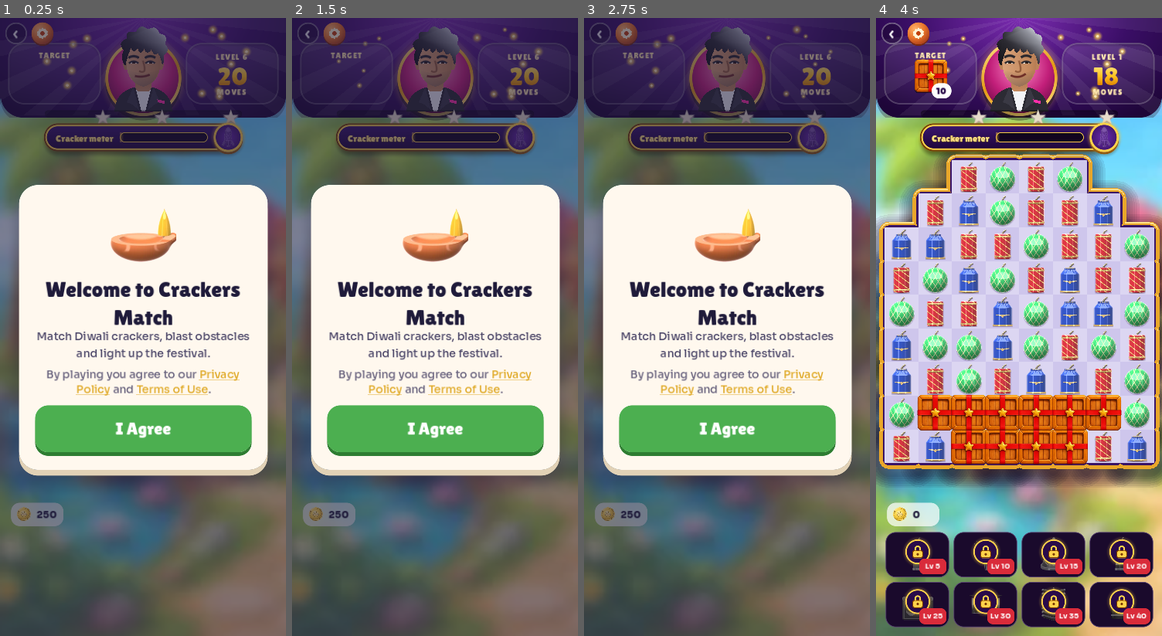
Above: before the commit, frames 1-4 (left to right).
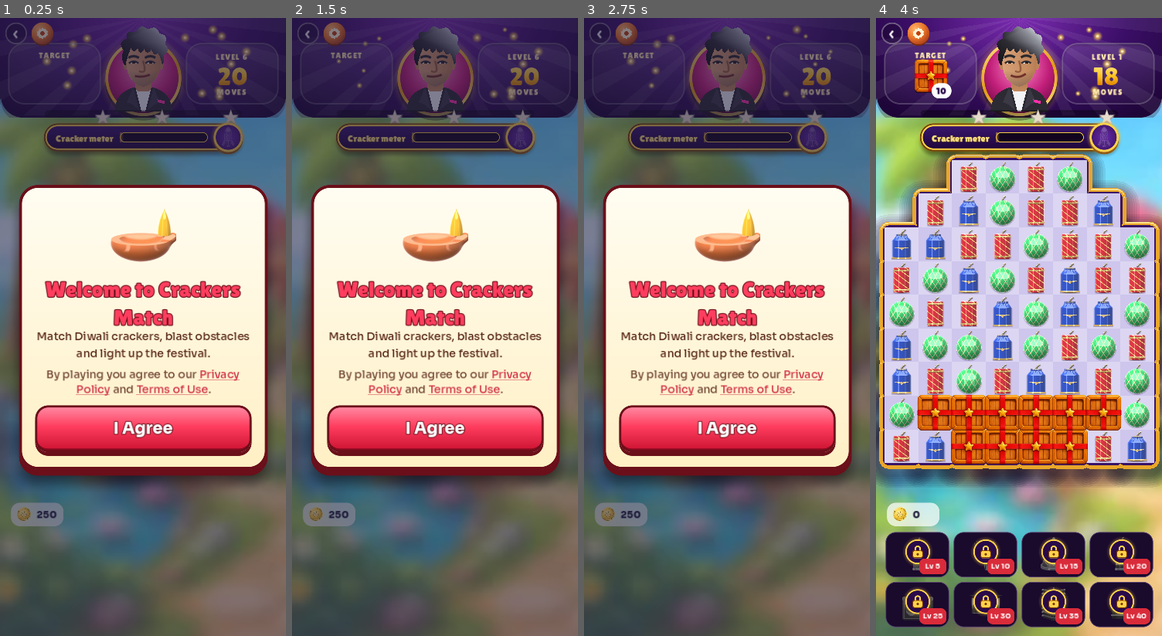
Above: after the commit, the same moments.

Repository: Retroraja/Crackers-Match
Game: Godot game, scene res://app.tscn
The game is run twice, just before and just after one commit, with the same random seed, the same clock (stepped at 60 frames per second) and the same inputs.
Inputs (mouse positions are in pixels of both pictures, inside the frame that each line leads up to):
- Up to frame 1 (0.25 s): no input
- Up to frame 2 (1.5 s): tap Enter at 0.5 s; move the mouse to (497, 296) at 0.52 s; click (497, 296) at 0.67 s; tap Space at 1.25 s; drag from (377, 357) to (420, 450) at 1.27 s
- Up to frame 3 (2.75 s): tap Enter at 2 s; move the mouse to (755, 191) at 2.02 s; click (755, 191) at 2.17 s
- Up to frame 4 (4 s): tap Space at 2.75 s; drag from (1004, 450) to (933, 234) at 2.77 s; move the mouse to (1104, 419) at 3.52 s; click (1104, 419) at 3.67 s

The runs differ from the first frame. In frame 1, 21% of the frame differs, in the area x 6-94%, y 27-75%; in frame 2, 21%; in frame 3, 21%; in frame 4, nothing differs.

Commit message:
Godot: all popup windows in the street Welcome look (cream, crimson border, red/yellow buttons) [skip ci]
Co-Authored-By: Claude Opus 5.5 <noreply@anthropic.com>
Claude-Session: https://claude.ai/code/session_01JoFRX2jxjs8urZMTsPNHow

Diff:
--- a/godot/scripts/app/cm_app.gd
+++ b/godot/scripts/app/cm_app.gd
@@ -1252,17 +1252,47 @@
 	rt.scroll_active = false
 	rt.add_theme_font_override("normal_font", WebLayout.font("Sora-500"))
 	rt.add_theme_font_size_override("normal_font_size", 15)
-	rt.add_theme_color_override("default_color", Color("#4B4668"))
-	rt.text = "[center]By playing you agree to our [color=#D99A00][u]Privacy Policy[/u][/color] and [color=#D99A00][u]Terms of Use[/u][/color].[/center]"
+	rt.add_theme_color_override("default_color", Color(UISkin.TEXT))
+	rt.text = "[center]By playing you agree to our [color=#C8102E][u]Privacy Policy[/u][/color] and [color=#C8102E][u]Terms of Use[/u][/color].[/center]"
 	rt.size = agl.size
 	rt.mouse_filter = Control.MOUSE_FILTER_IGNORE
 	agl.add_child(rt)
 	L_buy.nodes[6].position.y += 6
-	cream_card(L_bc.nodes[1])
-	set_bg(L_bc.nodes[7], INK)
+	_skin_all()
+
+
+
+# every popup window in the street Welcome look (Skin)
+func _skin_all() -> void:
+	UISkin.card(L_buy.nodes[1])
+	UISkin.button(L_buy.node("buyY"), "yellow")
+	UISkin.button(L_buy.node("buyA"), "red")
+	UISkin.button(L_buy.node("buyN"), "white")
+	UISkin.card(L_agree.nodes[1])
+	UISkin.button(L_agree.node("agY"), "red")
+	UISkin.card(L_bc.nodes[1])
+	set_bg(L_bc.nodes[7], Color(UISkin.DARK))
+	UISkin.button(L_bc.node("bcGo"), "red")
+	UISkin.card(L_be.nodes[4])
+	UISkin.button(L_be.node("beNext"), "red")
+	UISkin.card(L_got.nodes[1])
+	UISkin.card(L_ban.nodes[1])
 	for L in [L_card, L_hard]:
-		cream_inner(L)
-
+		# level card: the arch head, stars and PLAY stay; the inside becomes the cream card
+		UISkin.reskin(L.nodes[4], {"bg": [UISkin.lin([[0, "#fffdf2"], [1, "#ffefc4"]])], "rad": [22, 22, 22, 22]})
+		L.nodes[5].visible = false
+		UISkin.reskin(L.nodes[7], {"bgc": UISkin.rgba("#FFF3D6"), "rad": [18, 18, 18, 18], "bw": [2, 2, 2, 2], "bcol": UISkin.rgba("#E8C98A")})
+		if L == L_card:
+			set_bg(L.nodes[6], Color(UISkin.DARK))
+		for nd in L.root.find_children("*", "Control", true, false):
+			var w: Dictionary = nd.get_meta("web", {})
+			var l := lbl(nd)
+			if l == null or l.label_settings == null:
+				continue
+			if String(w.get("cls", "")).begins_with("lab2"):
+				UISkin.text_label(l, UISkin.DARK)
+			elif w.get("tag", "") == "small" and nd.get_parent() == L.nodes[7]:
+				UISkin.text_label(l, UISkin.TEXT)
 
 # cream cards (16 Nov, 21:30): every popup window uses the cream look of the Welcome card
 const CREAM := Color("#FFF8EE")
@@ -1395,6 +1425,16 @@
 	var extra := (rows.size() - 1) * 72.0
 	box.position.y = 332 - extra / 2.0
 	resize_box(box, Vector2(box.size.x, 179 + extra))
+	if box.has_node("skin"):
+		resize_box(box.get_node("skin"), box.size)
+	for c in gl.get_children():
+		set_bg(c, Color("#FFF3D6"))
+		var tx: Control = kid(c, "div")
+		if tx:
+			if lbl(kid(tx, "b")):
+				UISkin.text_label(lbl(kid(tx, "b")), UISkin.DARK)
+			if lbl(kid(tx, "span")):
+				UISkin.text_label(lbl(kid(tx, "span")), UISkin.TEXT)
 	L_got.nodes[9].position.y = 146 + extra
 	open_modal(L_got.root, true)
 	Anim.play(box, "g28", 0.35, 0.0, "ease-out")
--- a/godot/scripts/app/lose_ui.gd
+++ b/godot/scripts/app/lose_ui.gd
@@ -54,6 +54,11 @@
 		"st": [[0, rgba("#2a0f50", 0.75)], [1, rgba("#0a0318", 0.93)]]}]})
 	s1 = _card(222, 452, "Out of Moves", "You're almost there! Keep going?", true)
 	s2 = _card(260, 318, "Level Failed", "So close! You only needed a little more.", false)
+	for t in ["title1", "title2", "big"]:
+		UISkin.title_label(n[t].get_node("txt"))
+	UISkin.button(n["bAd"], "red")
+	UISkin.button(n["bCoin"], "yellow")
+	UISkin.button(n["bRetry"], "red")
 
 func _card(top: float, h: float, title: String, line: String, step1: bool) -> Control:
 	var card := Control.new()
@@ -63,19 +68,19 @@
 	var k := "1" if step1 else "2"
 	# gold frame and purple inside
 	# cream card like the Welcome window
-	mk(card, [28, top, 334, h], {"bgc": rgba("#FFF8EE"), "rad": [26, 26, 26, 26], "sh": [sh(0, 8, 0, "#E2D2B6"), sh(0, 18, 40, "#1F1B3A88")]}, null, "frame" + k)
+	mk(card, [28, top, 334, h], UISkin.card_box(), null, "frame" + k)
 	# ribbon
 	mk(card, [125, top - 22, 140, 44], {"bg": [lin(180, [[0, "#ff7a7a"], [0.55, "#e2384a"], [1, "#a81f33"]])], "rad": [14, 14, 14, 14],
 		"sh": [sh(0, 4, 0, "#6e1020"), sh(0, 6, 10, "#00000088")]}, txt("Level 1", "TitanOne", 22, "#ffffff", [{"x": 0, "y": 2, "b": 0, "c": rgba("#6e1020")}]), "rib" + k)
 	var y := top + 3 + 26 + 6
-	mk(card, [X0, y, W, 40], null, txt(title, "TitanOne", 34, "#1F1B3A"), "title" + k)
+	mk(card, [X0, y, W, 40], null, txt(title, "LilitaOne", 34, UISkin.TITLE), "title" + k)
 	y += 42
-	mk(card, [X0, y, W, 20], null, txt(line, "Sora-500", 15, "#4B4668"), "line" + k)
+	mk(card, [X0, y, W, 20], null, txt(line, "Sora-700", 15, UISkin.TEXT), "line" + k)
 	y += 34
 	mk(card, [X0, y, W, 64], null, null, "goals" + k)
 	y += 64 + 18
 	if step1:
-		mk(card, [X0, y - 4, W, 50], null, txt("+5 Moves", "TitanOne", 44, "#2f86e0", [{"x": 0, "y": 3, "b": 0, "c": rgba("#1d5fae", 0.35)}]), "big")
+		mk(card, [X0, y - 4, W, 50], null, txt("+5 Moves", "LilitaOne", 44, UISkin.TITLE), "big")
 		y += 56
 		var g := mk(card, [X0, y, W, 58], {"bg": [lin(180, [[0, "#86e86f"], [0.55, "#36b52f"], [1, "#22861d"]])], "rad": [18, 18, 18, 18],
 			"sh": [sh(0, 5, 0, "#165f12"), sh(0, 8, 12, "#00000077")]}, txt("Watch Ad", "TitanOne", 22, "#ffffff", [{"x": 0, "y": 2, "b": 0, "c": rgba("#165f12")}]), "bAd")
@@ -95,14 +100,14 @@
 		coin.mouse_filter = Control.MOUSE_FILTER_IGNORE
 		tag.add_child(coin)
 		y += 66
-		mk(card, [X0, y, W, 16], null, txt("", "Sora-500", 12.5, "#4B4668"), "lMsg")
+		mk(card, [X0, y, W, 16], null, txt("", "Sora-500", 12.5, UISkin.DARK), "lMsg")
 		y += 26
-		mk(card, [X0 + 80, y, W - 160, 26], null, txt("Give Up", "Sora-700", 15, "#4B4668"), "bGive")
+		mk(card, [X0 + 80, y, W - 160, 26], null, txt("Give Up", "Sora-700", 15, UISkin.DARK), "bGive")
 	else:
 		var g2 := mk(card, [X0, y, W, 58], {"bg": [lin(180, [[0, "#86e86f"], [0.55, "#36b52f"], [1, "#22861d"]])], "rad": [18, 18, 18, 18],
 			"sh": [sh(0, 5, 0, "#165f12"), sh(0, 8, 12, "#00000077")]}, txt("Try Again", "TitanOne", 22, "#ffffff", [{"x": 0, "y": 2, "b": 0, "c": rgba("#165f12")}]), "bRetry")
 		y += 74
-		mk(card, [X0 + 60, y, W - 120, 26], null, txt("Back to Street", "Sora-700", 15, "#4B4668"), "bHome")
+		mk(card, [X0 + 60, y, W - 120, 26], null, txt("Back to Street", "Sora-700", 15, UISkin.DARK), "bHome")
 	return card
 
 # goals left: dark rounded tiles with a red count badge
@@ -113,8 +118,7 @@
 	var tot := items.size() * 64.0 + (items.size() - 1) * 10.0
 	for j in items.size():
 		var x := (W - tot) / 2.0 + j * 74.0
-		var t := lay.make({"i": 0, "id": "", "tag": "div", "r": [x, 0, 64, 64], "op": 1, "box": {"bgc": rgba("#F1E4CF"), "rad": [16, 16, 16, 16],
-			"sh": [sh(0, 2, 5, "#00000033", true), sh(0, 1, 0, "#ffffff")]}}, Vector2.ZERO)
+		var t := lay.make({"i": 0, "id": "", "tag": "div", "r": [x, 0, 64, 64], "op": 1, "box": {"bgc": rgba("#FFF3D6"), "rad": [16, 16, 16, 16], "bw": [2, 2, 2, 2], "bcol": rgba("#E8C98A")}}, Vector2.ZERO)
 		row.add_child(t)
 		var im := TextureRect.new()
 		im.texture = WebLayout.tex(items[j][0])
--- /dev/null
+++ b/godot/scripts/app/skin.gd
@@ -0,0 +1,129 @@
+# One look for every popup window (16 Nov, 21:44): the street Welcome card.
+# Cream gradient card with a dark crimson border, pink-red titles with a crimson outline (the MATCH logo colours),
+# red main buttons, yellow buttons for coins / buying, white buttons for "Not now".
+extends RefCounted
+class_name UISkin
+
+const DARK := "#6B0F1A"
+const TEXT := "#5a2a1a"
+const LINK := "#C8102E"
+const TITLE := "#FF3D5E"
+
+static func rgba(h: String, a := -1.0) -> Array:
+	var c := Color(h)
+	return [c.r, c.g, c.b, c.a if a < 0 else a]
+
+static func lin(st: Array) -> Dictionary:
+	var s: Array = []
+	for q in st:
+		s.append([q[0], rgba(q[1])])
+	return {"t": "lin", "ang": 180, "st": s}
+
+static func sh(x: float, y: float, b: float, c: String, inset := false) -> Dictionary:
+	return {"x": x, "y": y, "b": b, "s": 0.0, "c": rgba(c), "in": inset}
+
+static func card_box(rad := 26.0) -> Dictionary:
+	return {"bg": [lin([[0, "#fffdf2"], [1, "#ffefc4"]])], "rad": [rad, rad, rad, rad], "bw": [4, 4, 4, 4], "bcol": rgba(DARK),
+		"sh": [sh(0, 8, 0, DARK), sh(0, 18, 30, "#00000077")]}
+
+static func btn_box(kind: String, rad := 18.0) -> Dictionary:
+	if kind == "yellow":
+		return {"bg": [lin([[0, "#FFF6C2"], [0.4, "#FFD23F"], [1, "#F59E0B"]])], "rad": [rad, rad, rad, rad], "bw": [3, 3, 3, 3], "bcol": rgba(DARK),
+			"sh": [sh(0, -5, 0, "#c76a00", true), sh(0, 5, 0, DARK)]}
+	if kind == "white":
+		return {"bgc": rgba("#ffffff"), "rad": [rad, rad, rad, rad], "bw": [3, 3, 3, 3], "bcol": rgba(DARK), "sh": [sh(0, 4, 0, DARK)]}
+	return {"bg": [lin([[0, "#FF8FA8"], [0.45, "#FF3D5E"], [1, "#C8102E"]])], "rad": [rad, rad, rad, rad], "bw": [3, 3, 3, 3], "bcol": rgba(DARK),
+		"sh": [sh(0, -5, 0, "#8a0a20", true), sh(0, 5, 0, DARK)]}
+
+static func _box_of(c: Control) -> ColorRect:
+	for ch in c.get_children():
+		if ch is ColorRect and ch.material is ShaderMaterial:
+			return ch
+	return null
+
+static func _lbl(c: Control) -> Label:
+	if c.has_node("txt"):
+		return c.get_node("txt")
+	return null
+
+# put a new painted box behind c's children (the old one is hidden)
+static func reskin(c: Control, box: Dictionary) -> void:
+	var old := _box_of(c)
+	if old:
+		old.visible = false
+	var prev: Node = c.get_node_or_null("skin")
+	if prev:
+		prev.free()
+	var lay := WebLayout.new()
+	var nb := lay.make({"i": 0, "id": "", "tag": "div", "r": [0, 0, c.size.x, c.size.y], "op": 1, "box": box}, Vector2.ZERO)
+	nb.name = "skin"
+	nb.mouse_filter = Control.MOUSE_FILTER_IGNORE
+	c.add_child(nb)
+	c.move_child(nb, 0)
+
+static func title_label(l: Label) -> void:
+	var ls: LabelSettings = l.label_settings.duplicate()
+	ls.font = WebLayout.font("LilitaOne")
+	ls.font_color = Color(TITLE)
+	ls.outline_size = 5
+	ls.outline_color = Color(DARK)
+	ls.shadow_color = Color(0, 0, 0, 0)
+	l.label_settings = ls
+	l.material = null
+	for ch in l.get_children():
+		if ch is Label:
+			ch.visible = false
+
+static func text_label(l: Label, col := TEXT) -> void:
+	var ls: LabelSettings = l.label_settings.duplicate()
+	ls.font_color = Color(col)
+	ls.outline_size = 0
+	ls.shadow_color = Color(0, 0, 0, 0)
+	l.label_settings = ls
+	l.material = null
+	for ch in l.get_children():
+		if ch is Label:
+			ch.visible = false
+
+static func button(b: Control, kind := "red") -> void:
+	if b == null:
+		return
+	reskin(b, btn_box(kind, minf(18.0, b.size.y / 2.0)))
+	var l := _lbl(b)
+	if l:
+		var ls: LabelSettings = l.label_settings.duplicate()
+		ls.font = WebLayout.font("Sora-800")
+		ls.font_size = mini(ls.font_size, 22)
+		if kind == "white":
+			ls.font_color = Color(DARK)
+			ls.outline_size = 0
+		else:
+			ls.font_color = Color.WHITE
+			ls.outline_size = 4
+			ls.outline_color = Color(DARK)
+		ls.shadow_color = Color(0, 0, 0, 0)
+		l.label_settings = ls
+		l.material = null
+		for ch in l.get_children():
+			if ch is Label:
+				ch.visible = false
+
+# the whole card: new box, titles and text recoloured; elements with their own box (pills, ribbons, buttons) are left alone
+static func card(c: Control) -> void:
+	reskin(c, card_box())
+	_text(c)
+
+static func _text(c: Control) -> void:
+	for ch in c.get_children():
+		if not ch is Control or ch.name == "skin":
+			continue
+		var w: Dictionary = ch.get_meta("web", {})
+		if w.get("tag", "") == "button" or _box_of(ch) != null:
+			continue
+		var l := _lbl(ch)
+		if l and l.label_settings and l.visible:
+			if l.label_settings.font_size >= 22:
+				title_label(l)
+			else:
+				text_label(l)
+		_text(ch)
